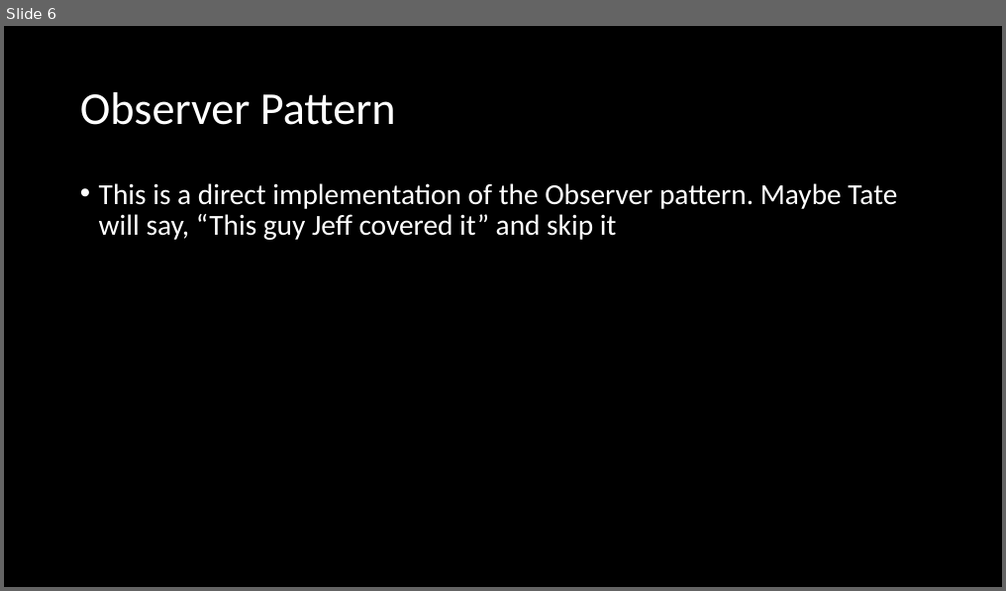
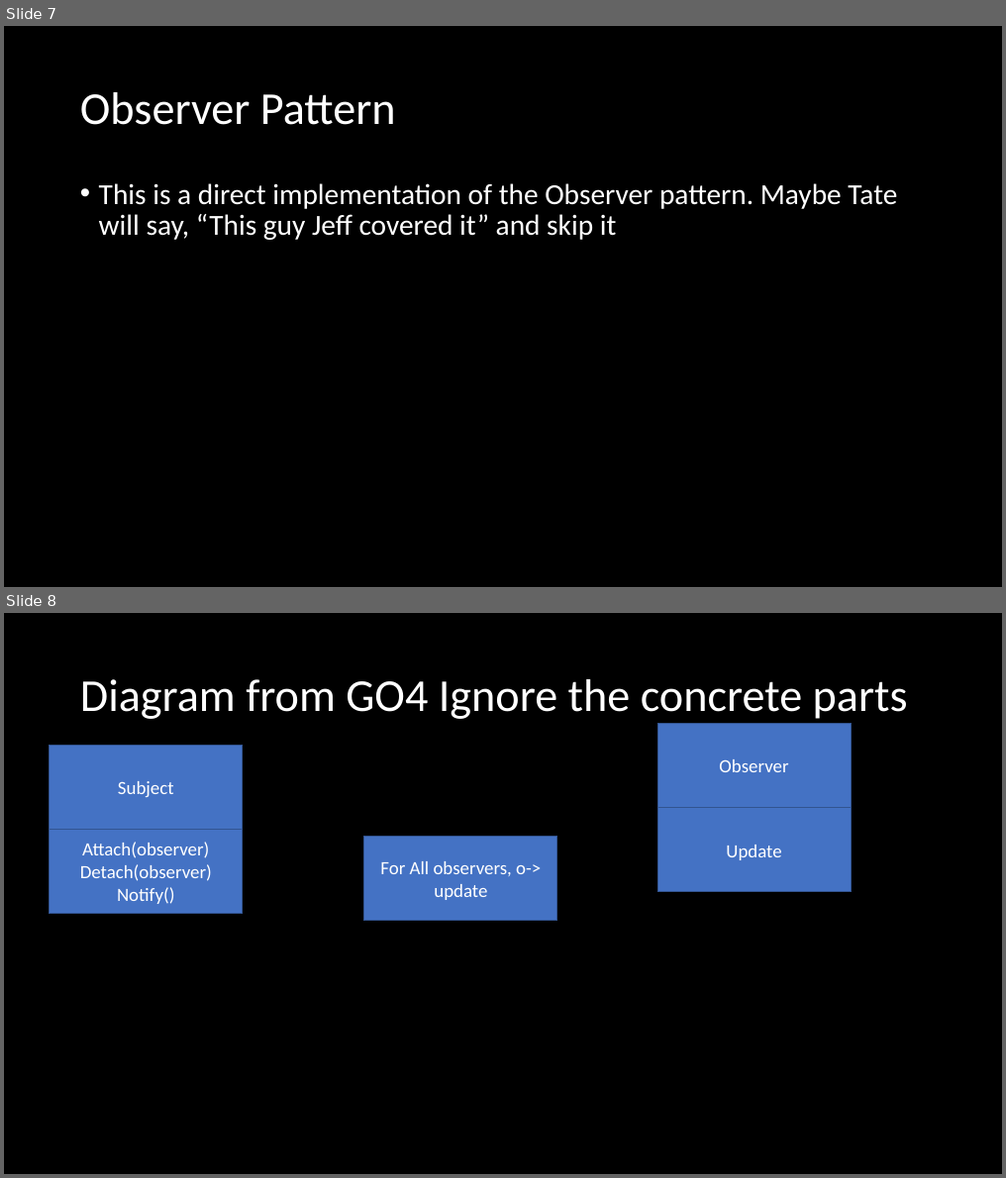
Before and after one commit to microsoft/Flash_University, a slide deck: CLR_via_CSharp/Chapter 11 - Events/Events.pptx. Shown one above the other, each under a label of ours: slide 6 before the commit, slides 7 and 8 after it. The pictures are 1006x591 and 1006x1178 pixels, drawn with LibreOffice and Linux fonts; fonts in the diff are those of the drawing. Boxes give left, top, right and bottom in pixels: in the first picture for what was removed or moved away, otherwise in the second. Text is boxed around its words. In the diff, an @@ line names an element or a change of style, - is before the commit and + after.

```diff
--- a/CLR_via_CSharp/Chapter 11 - Events/Events.pptx
+++ b/CLR_via_CSharp/Chapter 11 - Events/Events.pptx
@@ slide 8 added at <box>4,613,1002,1174</box>, background #000000 @@
@@ title added at <box>80,679,908,719</box>, 44 pt, text #FFFFFF @@
+Diagram from GO4 Ignore the concrete parts
@@ rectangle added at <box>657,724,850,808</box>, fill #4472C4, outline #325491 1 pt, 18 pt, text #FFFFFF @@
+Observer
@@ rectangle added at <box>50,746,243,830</box>, fill #4472C4, outline #325491 1 pt, 18 pt, text #FFFFFF @@
+Subject
@@ rectangle added at <box>657,808,850,892</box>, fill #4472C4, outline #325491 1 pt, 18 pt, text #FFFFFF @@
+Update
@@ rectangle added at <box>50,830,243,913</box>, fill #4472C4, outline #325491 1 pt, 18 pt, text #FFFFFF @@
+Attach(observer)
+Detach(observer)
+Notify()
@@ rectangle added at <box>364,837,557,921</box>, fill #4472C4, outline #325491 1 pt, 18 pt, text #FFFFFF @@
+For All observers, o-> update
@@ what was slide 6 is now slide 7 @@
```
Also in this commit, not shown: 1 slide changed, 3 other slides added, 3 slides removed, 3 other files.
